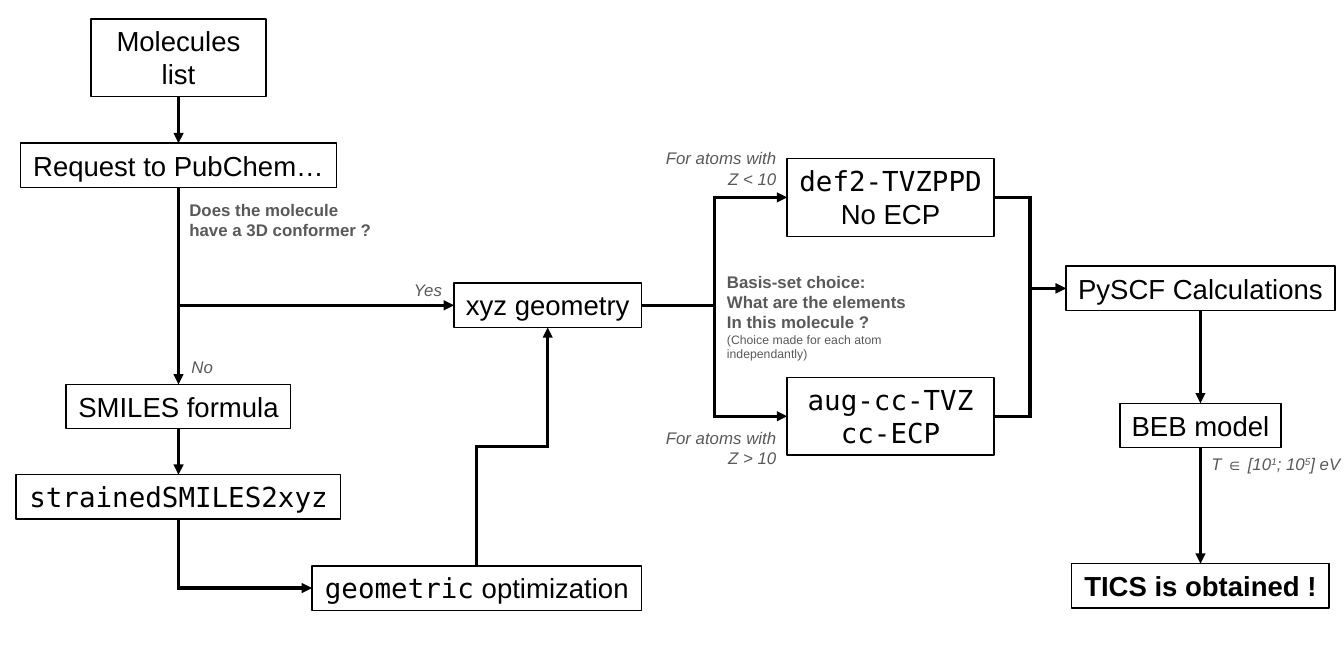
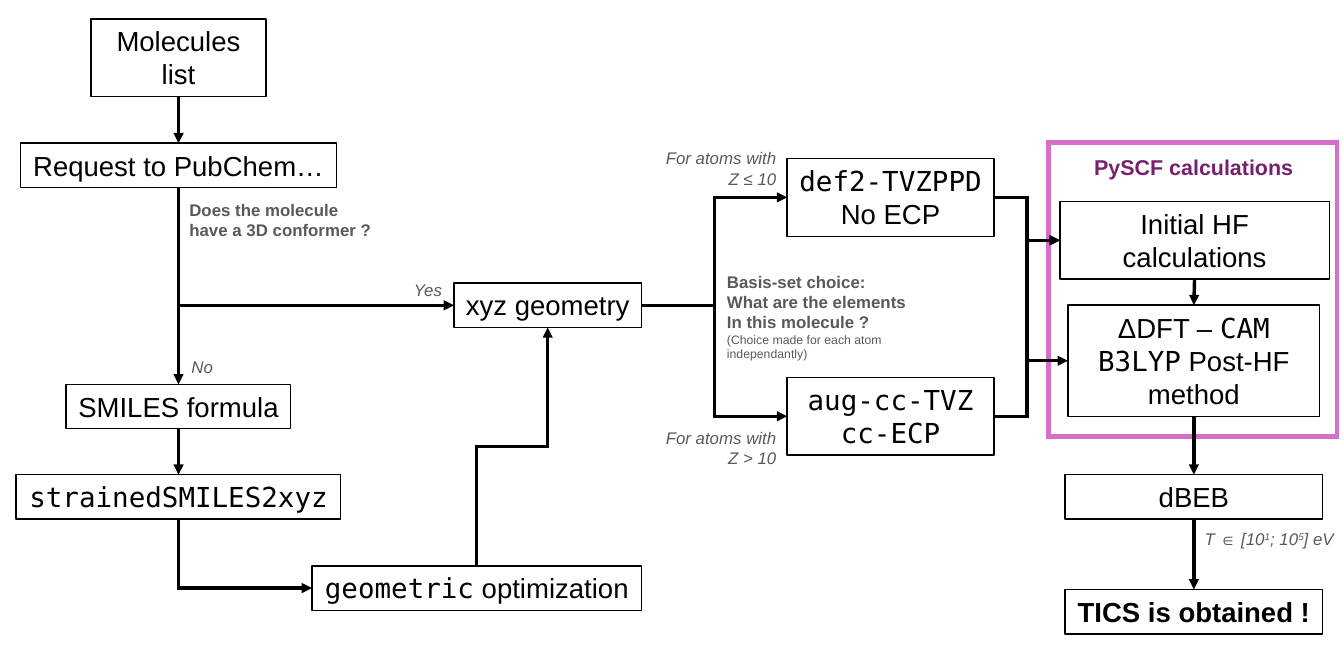
Before and after one commit to lh67000/Docu_papier_CASEI_2026, a slide deck: slide 1 of docu/Docu_ms/figure/Présentation1.pptx. Drawn at 1344x650 pixels with LibreOffice and Linux fonts; fonts in the diff are those of the drawing. Boxes give left, top, right and bottom in pixels: in the first picture for what was removed or moved away, otherwise in the second. Text is boxed around its words. In the diff, an @@ line names an element or a change of style, - is before the commit and + after.

```diff
--- a/docu/Docu_ms/figure/Présentation1.pptx
+++ b/docu/Docu_ms/figure/Présentation1.pptx
@@ rectangle added at [1049, 142, 1337, 436], outline #D86ECC 3 pt @@
@@ text at [666, 152, 777, 185]: text changed @@
-For atoms with Z < 10
+For atoms with Z ≤ 10
@@ text added at [1094, 159, 1293, 180], 14 pt, text #78206E, bold @@
+PySCF calculations
@@ elbow arrow moved from (995, 197) - (1066, 289) to (995, 197) - (1061, 240) @@
@@ rectangle "Initial HF calculations": place and size @@
-rectangle "Initial HF calculations" at [1066, 267, 1336, 311]
+rectangle "Initial HF calculations" at [1061, 202, 1331, 280]
@@ text in rectangle at [1123, 214, 1267, 268]: text changed @@
-PySCF Calculations
+Initial HF calculations
@@ elbow arrow moved from (995, 416) - (1066, 289) to (995, 416) - (1061, 240) @@
@@ arrow moved from (1201, 311) - (1201, 403) to (1195, 280) - (1194, 305) @@
@@ rectangle "ΔDFT – CAM B3LYP Post-HF ...": place and size @@
-rectangle "ΔDFT – CAM B3LYP Post-HF ..." at [1120, 403, 1281, 447]
+rectangle "ΔDFT – CAM B3LYP Post-HF ..." at [1069, 305, 1321, 416]
@@ text in rectangle at [1098, 317, 1290, 405]: text changed @@
-BEB model
+ΔDFT – CAM B3LYP Post-HF method
@@ arrow added from (1028, 361) to (1069, 361), #000000 2.25 pt @@
@@ arrow added from (1194, 416) to (1194, 475), #000000 2.25 pt @@
@@ rectangle added at [1065, 475, 1323, 519], outline #000000 1 pt, 18 pt, text #000000 @@
+dBEB
@@ text "T ∈ [101; 105] eV": place and size @@
-text "T ∈ [101; 105] eV" at [1211, 458, 1341, 470]
+text "T ∈ [101; 105] eV" at [1205, 533, 1334, 545]
@@ arrow moved from (1201, 448) - (1201, 564) to (1194, 520) - (1194, 590) @@
@@ rectangle "TICS is obtained !": place and size @@
-rectangle "TICS is obtained !" at [1072, 564, 1330, 608]
+rectangle "TICS is obtained !" at [1065, 590, 1323, 635]
```
Also in this commit, not shown: 36 other files.
